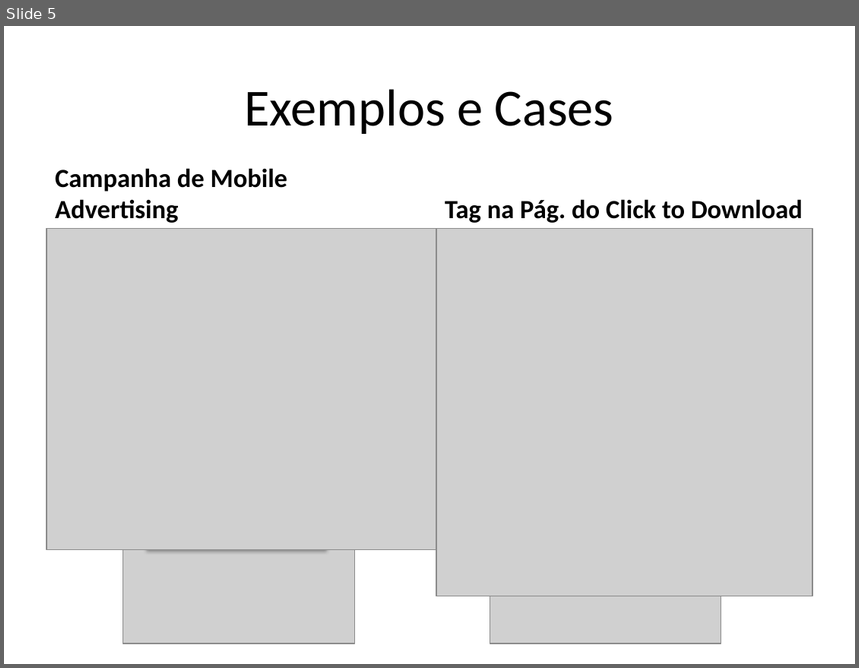
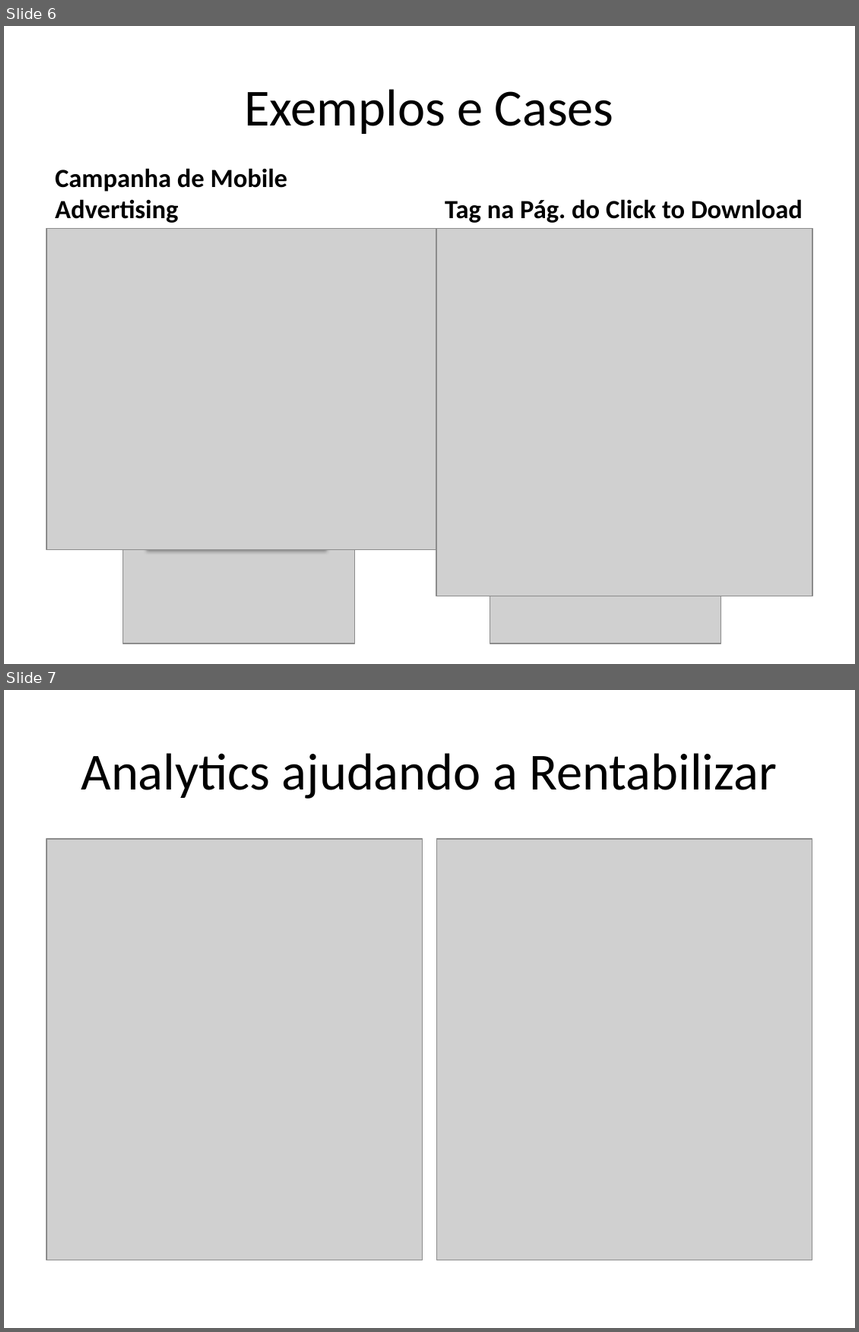
Before and after one commit to InterconAnalytics2011/InterconAnalytics2011, a slide deck: Mobile-Analytics/InterCon_2011_RFeldman_redemobi.pptx. Shown one above the other, each under a label of ours: slide 5 before the commit, slides 6 and 7 after it. The pictures are 859x668 and 859x1332 pixels, drawn with LibreOffice and Linux fonts; fonts in the diff are those of the drawing; grey boxes stand for pictures; background and template pictures are left out. Boxes give left, top, right and bottom in pixels: in the first picture for what was removed or moved away, otherwise in the second. Text is boxed around its words. In the diff, an @@ line names an element or a change of style, - is before the commit and + after.

```diff
--- a/Mobile-Analytics/InterCon_2011_RFeldman_redemobi.pptx
+++ b/Mobile-Analytics/InterCon_2011_RFeldman_redemobi.pptx
@@ slide 7 added at <box>4,690,855,1328</box>, background #FFFFFF @@
@@ title added at <box>82,753,777,799</box>, 44 pt, text #000000 @@
+Analytics ajudando a Rentabilizar
@@ picture added at <box>47,839,423,1260</box> @@
@@ picture added at <box>436,839,813,1260</box> @@
@@ what was slide 5 is now slide 6 @@
```
Also in this commit, not shown: 2 slides changed, 2 other slides added, 1 slide removed.
